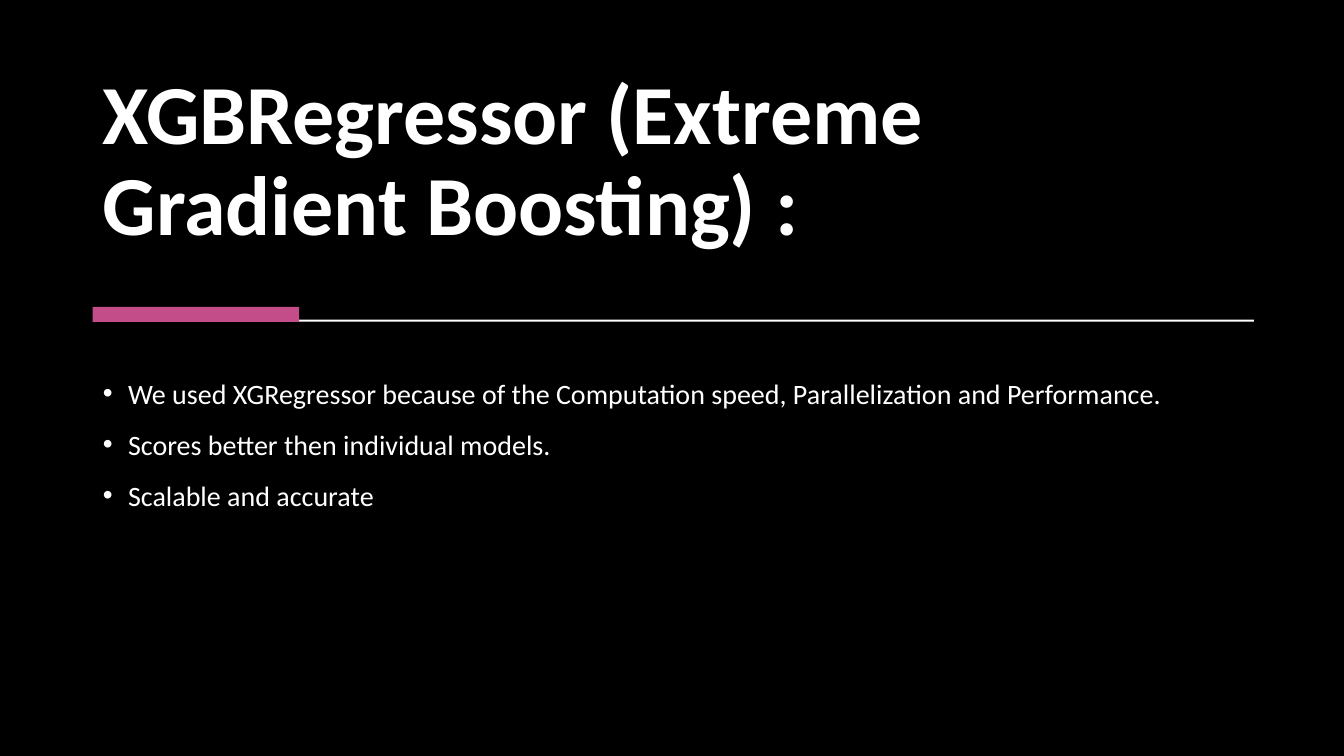
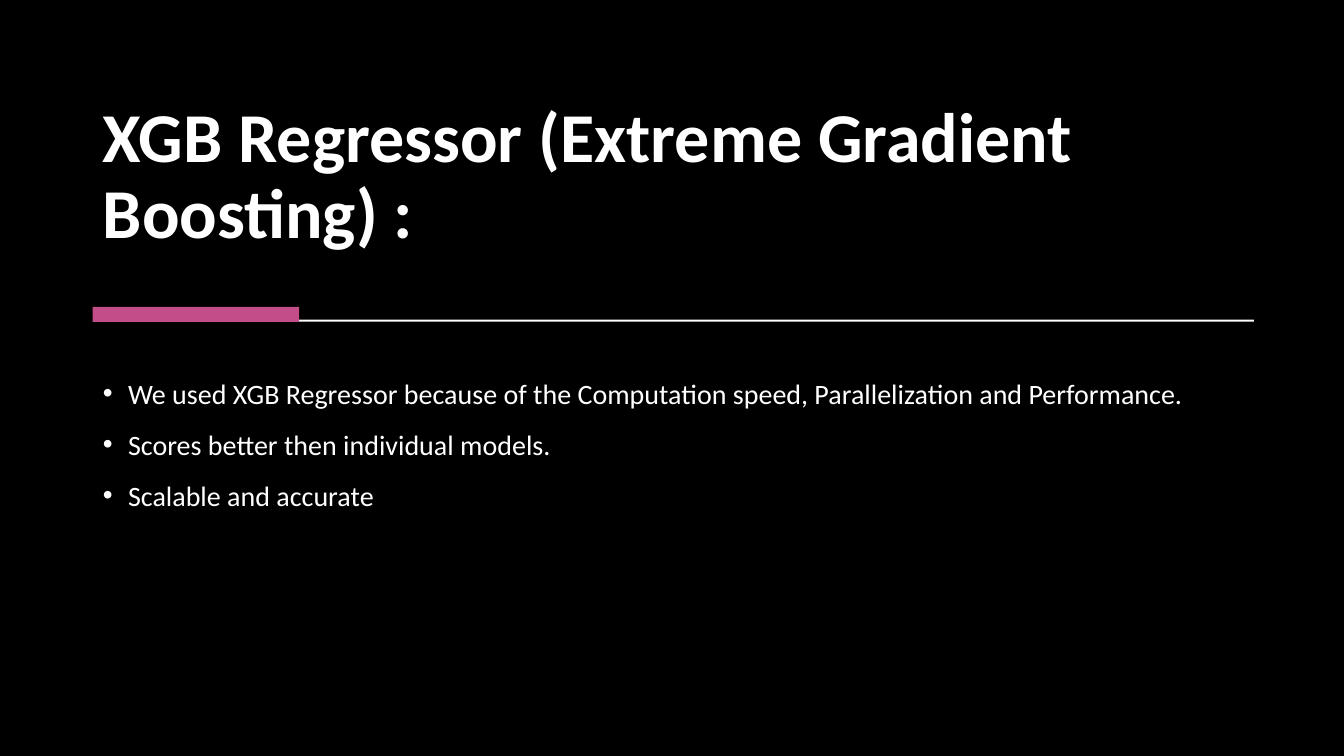
Before and after one commit to kmsekgothe/load-shortfall-regression-predict-api, a slide deck: slide 17 of Team 14 .pptx (slide 16 before the commit). Drawn at 1344x756 pixels with LibreOffice and Linux fonts; fonts in the diff are those of the drawing; background and template pictures are left out; a plain dark background stands for a picture behind light text. Boxes give left, top, right and bottom in pixels: in the first picture for what was removed or moved away, otherwise in the second. Text is boxed around its words. In the diff, an @@ line names an element or a change of style, - is before the commit and + after.

```diff
--- a/Team 14 .pptx
+++ b/Team 14 .pptx
@@ title at [103,110,1071,250]: text changed; size 60 to 50 pt @@
-XGBRegressor (Extreme Gradient Boosting) :
+XGB Regressor (Extreme Gradient Boosting) :
@@ text at [128,384,1183,409]: text changed @@
-• We used XGRegressor because of the Computation speed, Parallelization and Performance.
+• We used XGB Regressor because of the Computation speed, Parallelization and Performance.
```
Also in this commit, not shown: 17 other slides changed, 2 slides added, 2 slides removed.
